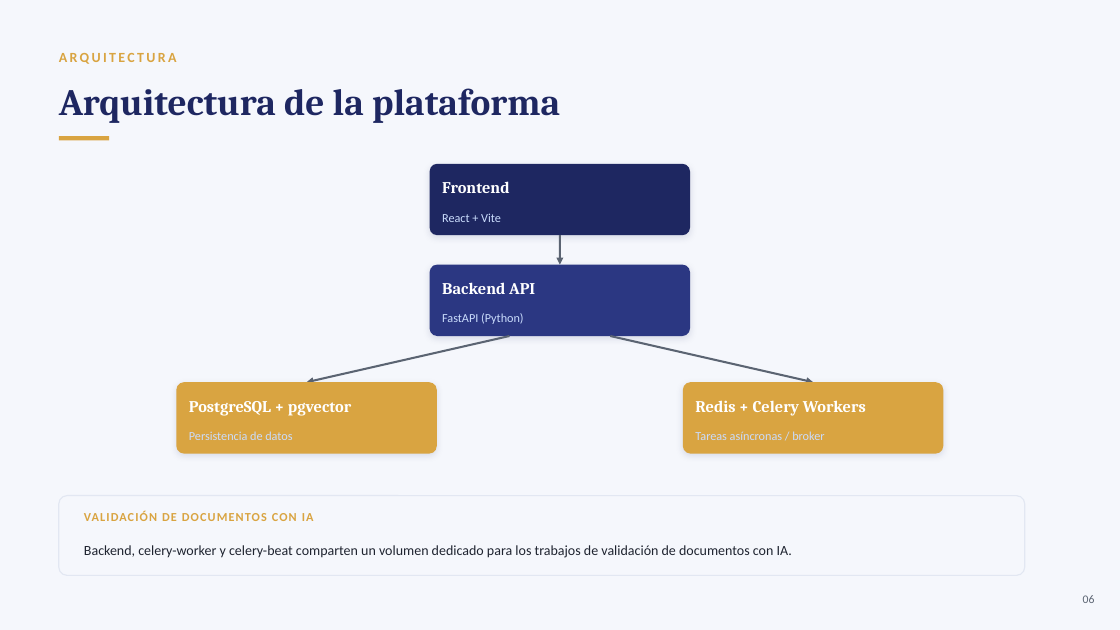
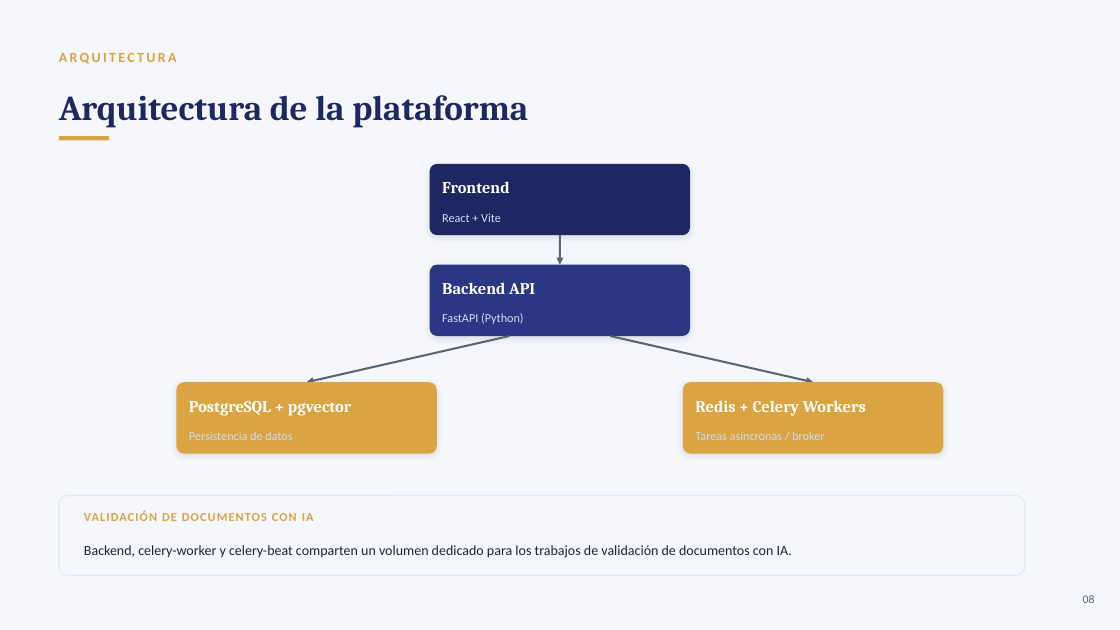
Before and after one commit to vicesuazo/Proyecto-Dani-ISO-42001, a slide deck: slide 9 of Fase 1/Evidencias Grupales/Dani_ISO_42001_Presentacion.pptx (slide 6 before the commit). Drawn at 1120x630 pixels with LibreOffice and Linux fonts; fonts in the diff are those of the drawing. Boxes give left, top, right and bottom in pixels: in the first picture for what was removed or moved away, otherwise in the second. Text is boxed around its words. In the diff, an @@ line names an element or a change of style, - is before the commit and + after.

```diff
--- a/Fase 1/Evidencias Grupales/Dani_ISO_42001_Presentacion.pptx
+++ b/Fase 1/Evidencias Grupales/Dani_ISO_42001_Presentacion.pptx
@@ text "Arquitectura de la plataforma" at box(59, 95, 528, 128): size 32 to 30 pt @@
```
Also in this commit, not shown: 11 other slides changed, 4 slides added, 1 slide removed, 1 other file.
